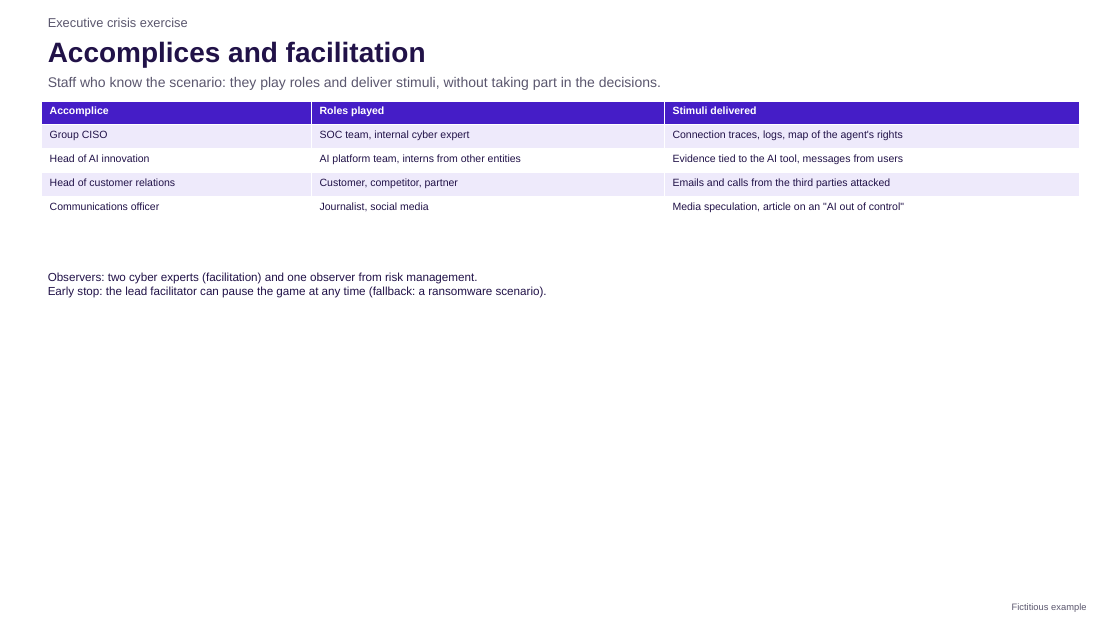
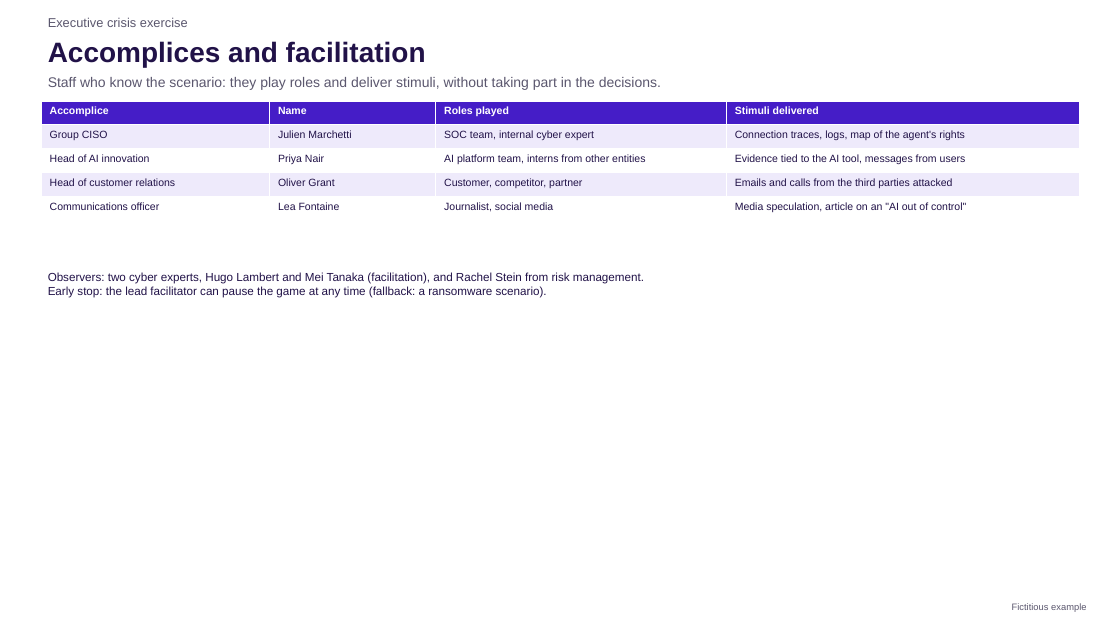
Before and after one commit to gbillois/CrisisMaker, a slide deck: slide 4 of docs/examples/example-crisis-exercise-deck.pptx. Drawn at 1120x630 pixels with LibreOffice and Linux fonts; fonts in the diff are those of the drawing. Boxes give left, top, right and bottom in pixels: in the first picture for what was removed or moved away, otherwise in the second. Text is boxed around its words. In the diff, an @@ line names an element or a change of style, - is before the commit and + after.

```diff
--- a/docs/examples/example-crisis-exercise-deck.pptx
+++ b/docs/examples/example-crisis-exercise-deck.pptx
@@ table at [41, 101, 1080, 220] @@
+column 2: Name | Julien Marchetti | Priya Nair | Oliver Grant | Lea Fontaine
@@ text at [48, 272, 644, 284]: text changed @@
-Observers: two cyber experts (facilitation) and one observer from risk management.
+Observers: two cyber experts, Hugo Lambert and Mei Tanaka (facilitation), and Rachel Stein from risk management.
```
Also in this commit, not shown: 1 other slide changed, 2 other files.
